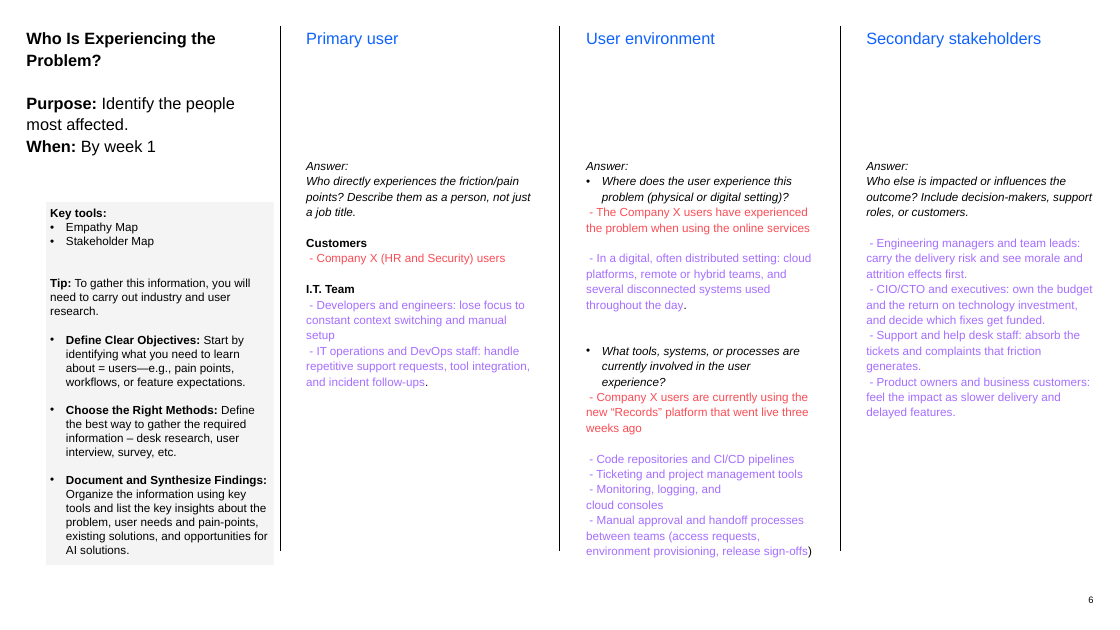
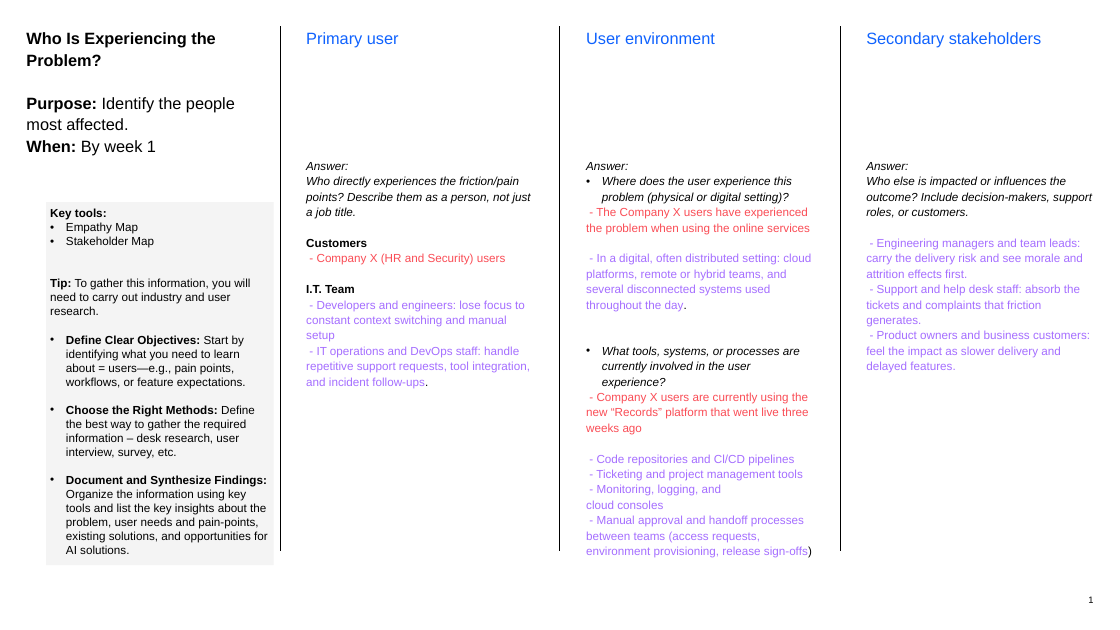
Before and after one commit to miltonr1/Debug-Midnight, a slide deck: slide 1 of Solution Design Guide for Participants, Final.pptx (slide 6 before the commit). Drawn at 1120x630 pixels with LibreOffice and Linux fonts; fonts in the diff are those of the drawing. Boxes give left, top, right and bottom in pixels: in the first picture for what was removed or moved away, otherwise in the second. Text is boxed around its words. In the diff, an @@ line names an element or a change of style, - is before the commit and + after.

```diff
--- a/Solution Design Guide for Participants, Final.pptx
+++ b/Solution Design Guide for Participants, Final.pptx
@@ text at [866, 284, 1093, 327]: paragraph removed @@
-  - CIO/CTO and executives: own the budget and the return on technology investment, and decide which fixes get funded.
@@ page number at [1088, 596, 1093, 603]: text changed @@
-6
+1
```
Also in this commit, not shown: 3 other slides changed.
